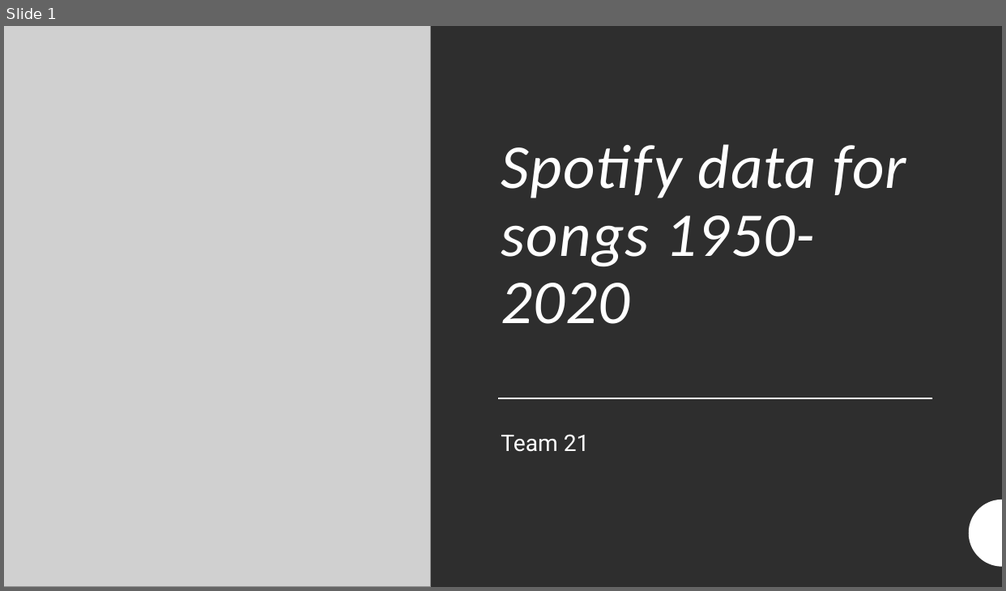
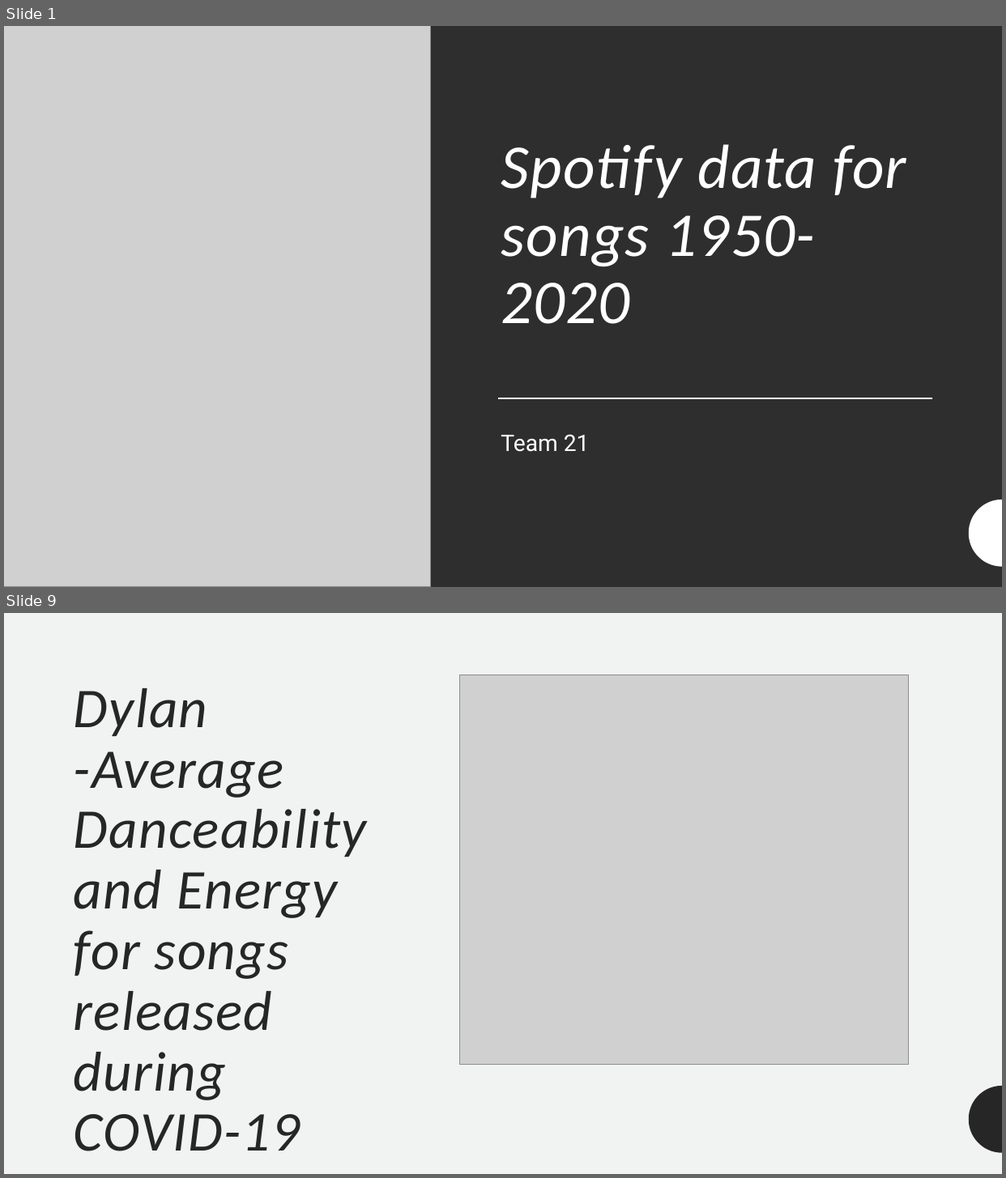
Before and after one commit to Dylstar7890/2022-4216COMP-TEAM21, a slide deck: Spotify data for songs 1950-2020.pptx. Shown one above the other, each under a label of ours: slide 1 before the commit, slides 1 and 9 after it; the slides between them are not shown. The pictures are 1006x591 and 1006x1178 pixels, drawn with LibreOffice and Linux fonts; fonts in the diff are those of the drawing; grey boxes stand for pictures. Boxes give left, top, right and bottom in pixels: in the first picture for what was removed or moved away, otherwise in the second. Text is boxed around its words. In the diff, an @@ line names an element or a change of style, - is before the commit and + after.

```diff
--- a/Spotify data for songs 1950-2020.pptx
+++ b/Spotify data for songs 1950-2020.pptx
@@ slide 9 added at (4, 613, 1002, 1174), background #F0F3F2 @@
@@ picture added at (460, 675, 908, 1064) @@
@@ title added at (74, 688, 367, 1152), 54 pt, text #262626, italic @@
+Dylan -Average Danceability and Energy for songs released during COVID-19
@@ freeform shape added at (969, 1086, 1002, 1153), fill #262626 @@
```
Also in this commit, not shown: 2 slides changed, 11 other slides added.
